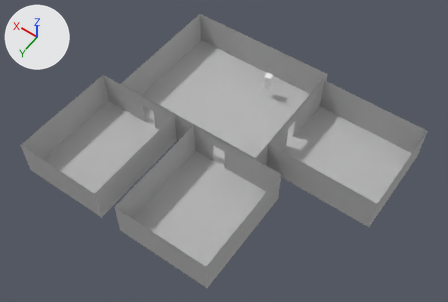
Before and after pictures for a commit that changed the Blender file wakeup,paul/wakeup,paul.blend.
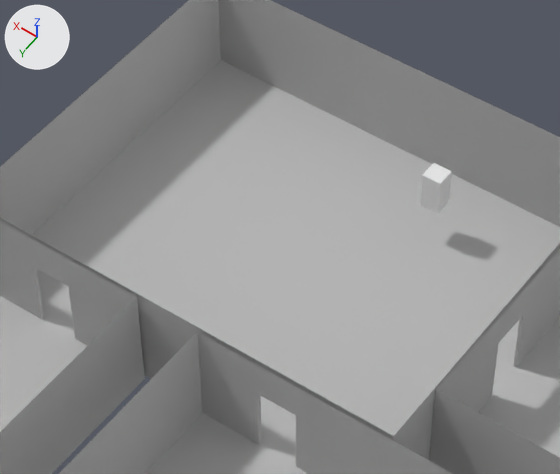
Each version appears first whole from a 50 mm lens placed at (-66.5, 94.6, 140.8), pointed at (-5.2, 8.7, 5.9), and next in a close-up on the part from 29% to 69% of the width and 7% to 56% of the height. The lights are fixed; the arrows at upper left show +X, +Y and +Z.
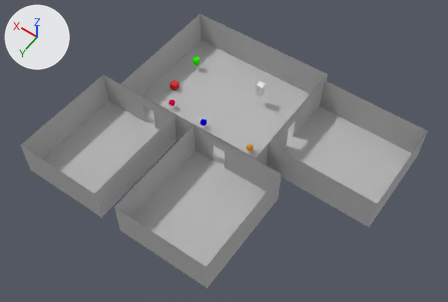
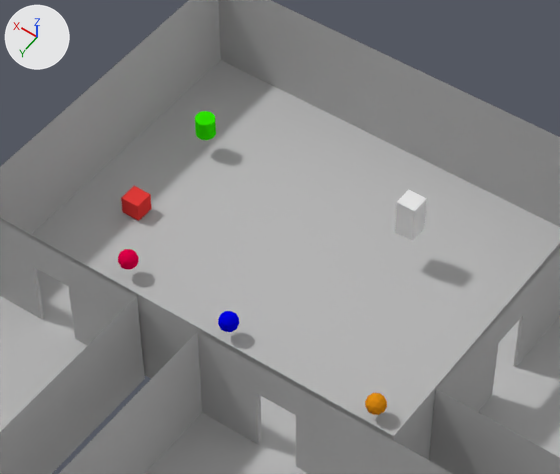
The change in detail:
Material 'Material.004' (mat_material_004) is new.
Its base color is (0.8, 0.286, 0.00876) (orange #e79217).
Material 'Material.006' (mat_material_006) is new.
Its base color is (0.0, 0.000782, 0.8) (blue #0003e7).
Material 'Material.007' (mat_material_007) is new.
Its base color is (0.8, 0.0, 0.068) (pink #e7004a).
Material 'Material.001' (mat_material_001) is new.
Its base color is (0.8, 0.0474, 0.0431) (red #e73d3b).
Material 'Material.002' (mat_material_002) is new.
Its base color is (0.0287, 0.8, 0.0) (green #2fe700).
Mesh me_icosphere_002 is new.
It is an icosphere of 80 faces spanning x -0.95..0.95, y -1.0..1.0, z -1.0..1.0.
It uses material mat_material_004 (orange #e79217).
Mesh me_icosphere_003 is new.
It is an icosphere of 80 faces spanning x -0.95..0.95, y -1.0..1.0, z -1.0..1.0.
It uses material mat_material_006 (blue #0003e7).
Mesh me_icosphere_004 is new.
It is an icosphere of 80 faces spanning x -0.95..0.95, y -1.0..1.0, z -1.0..1.0.
It uses material mat_material_007 (pink #e7004a).
Mesh me_cube_002 is new.
It is a box spanning x -1.0..1.0, y -1.0..1.0, z -1.0..1.0.
It uses material mat_material_001 (red #e73d3b).
Mesh me_cylinder is new.
It has 64 vertices, 34 faces and spans x -1.01..0.99, y -1.28..0.72, z -1.0..1.0.
It uses material mat_material_002 (green #2fe700).
Object 'Cube' (ob_cube) moves from (-1.06, -19.89, 7.21) to (-1.06, -15.62, 7.2).
Object 'Icosphere' (ob_icosphere) is new; it shows me_icosphere_002.
Its location is (-9.11, 1.74, 2.83).
Object 'Icosphere.001' (ob_icosphere_001) is new; it shows me_icosphere_003.
Its location is (7.15, 1.76, 3.04).
Object 'Icosphere.002' (ob_icosphere_002) is new; it shows me_icosphere_004.
Its location is (19.34, 1.16, 3.15).
Object 'Cube.001' (ob_cube_001) is new; it shows me_cube_002.
Its location is (23.86, -5.7, 2.19).
Object 'Cylinder' (ob_cylinder) is new; it shows me_cylinder.
Its location is (23.48, -16.07, 4.41).

Where the change shows, as pixel boxes (x1, y1, x2, y2) in the close-ups (560 x 474 px):
'Cube', moved
    before: (420, 163, 452, 214)
    after: (395, 190, 427, 241)
'Cube.001', added (red)
    after: (121, 186, 152, 221)
'Cylinder', added (green)
    after: (195, 111, 216, 140)
'Icosphere', added
    after: (365, 393, 387, 415)
'Icosphere.001', added
    after: (218, 311, 239, 332)
'Icosphere.002', added
    after: (118, 249, 139, 270)
